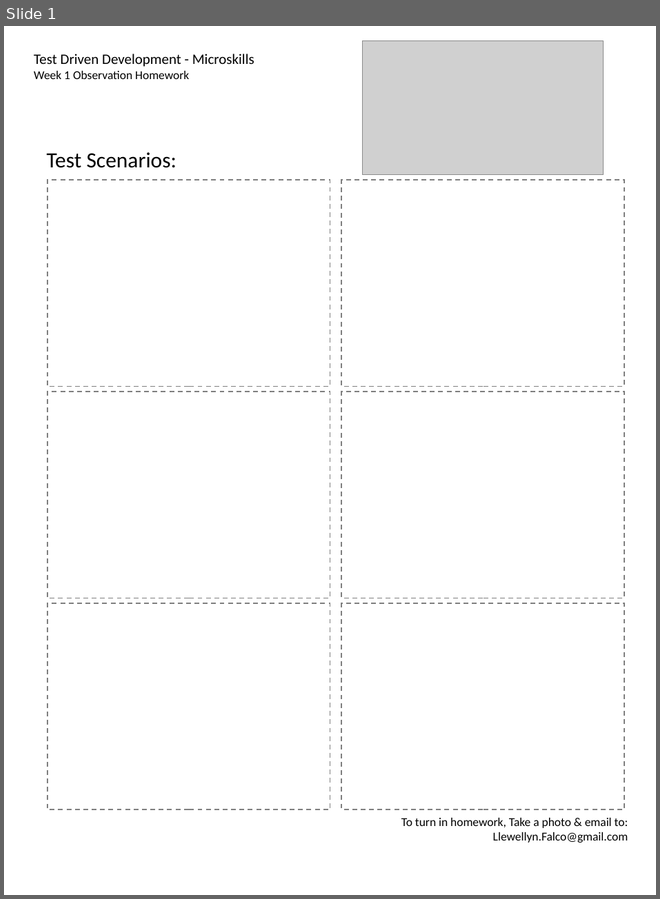
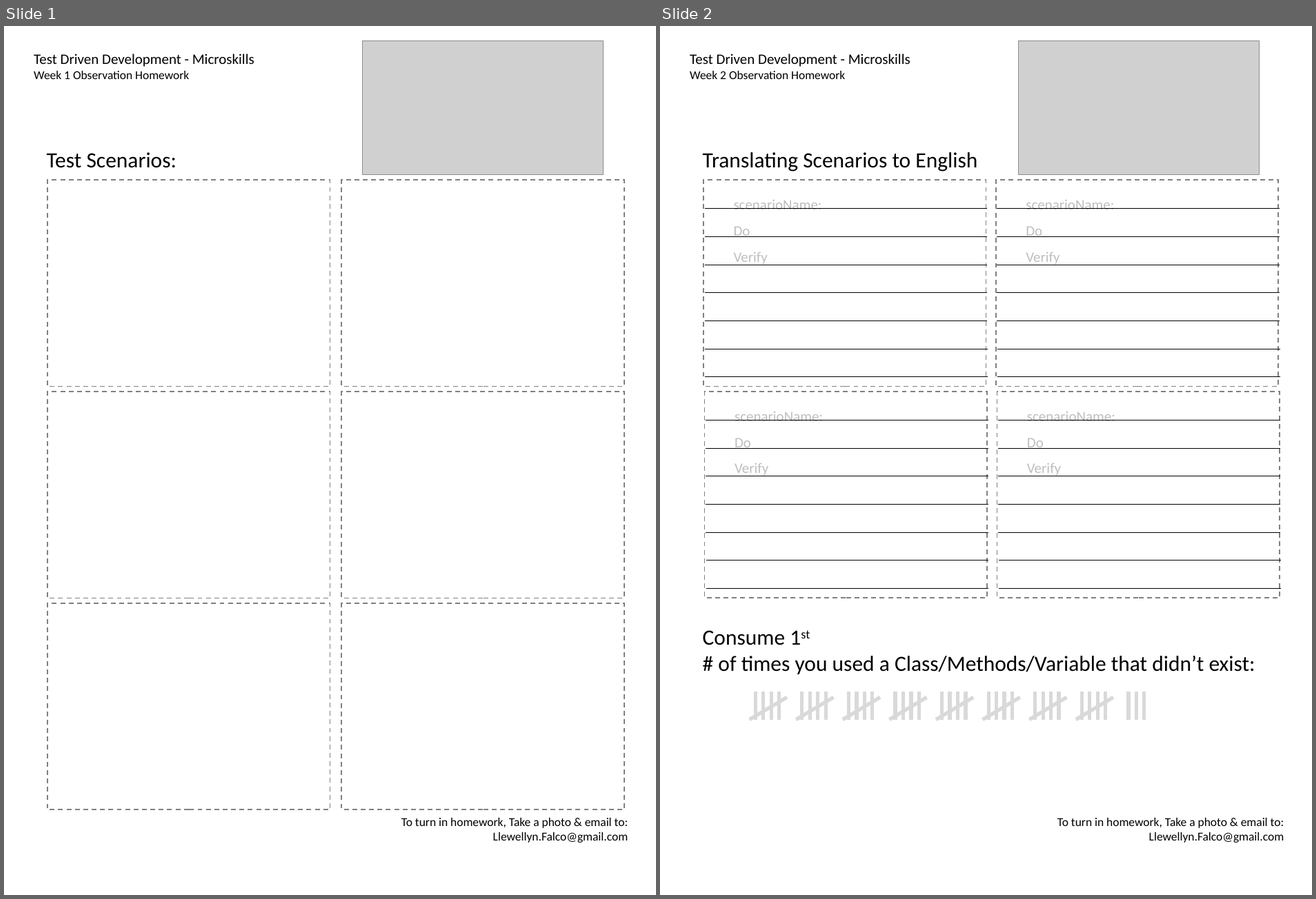
Before and after one commit to isidore/TestDrivenDevelopmentClass.Slides, a slide deck: Homework Printouts.pptx. Shown side by side, each under a label of ours: slide 1 before the commit, slides 1 and 2 after it. The pictures are 660x899 and 1316x899 pixels, drawn with LibreOffice and Linux fonts; fonts in the diff are those of the drawing; grey boxes stand for pictures. Boxes give left, top, right and bottom in pixels: in the first picture for what was removed or moved away, otherwise in the second. Text is boxed around its words. In the diff, an @@ line names an element or a change of style, - is before the commit and + after.

Commit message:
week 2

```diff
--- a/Homework Printouts.pptx
+++ b/Homework Printouts.pptx
@@ slide 2 added at (660, 26, 1312, 895), background #FFFFFF @@
@@ picture added at (1018, 40, 1259, 174) @@
@@ text added at (690, 54, 910, 79), 12 pt, text #000000 @@
+Test Driven Development - Microskills
+Week 2 Observation Homework
@@ text added at (703, 152, 977, 172), 18 pt, text #000000 @@
+Translating Scenarios to English
@@ group added at (703, 180, 988, 387): 7 lines, 1 rectangle, 1 text @@
+scenarioName:
+Do
+Verify
@@ group added at (995, 180, 1280, 387): 7 lines, 1 rectangle, 1 text @@
+scenarioName:
+Do
+Verify
@@ group added at (704, 392, 988, 599): 7 lines, 1 rectangle, 1 text @@
+scenarioName:
+Do
+Verify
@@ group added at (997, 392, 1282, 599): 7 lines, 1 rectangle, 1 text @@
+scenarioName:
+Do
+Verify
@@ text added at (703, 630, 1255, 675), 18 pt, text #000000 @@
+Consume 1st
+# of times you used a Class/Methods/Variable that didn’t exist:
@@ group added at (750, 692, 787, 719): 5 lines @@
@@ group added at (797, 692, 834, 719): 5 lines @@
@@ group added at (843, 692, 880, 719): 5 lines @@
@@ group added at (890, 692, 927, 719): 5 lines @@
@@ group added at (935, 692, 973, 719): 5 lines @@
@@ group added at (982, 692, 1020, 719): 5 lines @@
@@ group added at (1030, 692, 1067, 719): 5 lines @@
@@ group added at (1075, 692, 1113, 719): 5 lines @@
@@ line added from (1129, 692) to (1129, 719), #D9D9D9 3 pt @@
@@ line added from (1136, 692) to (1136, 719), #D9D9D9 3 pt @@
@@ line added from (1144, 692) to (1144, 719), #D9D9D9 3 pt @@
@@ text added at (1057, 818, 1284, 843), 10 pt, text #000000 @@
+To turn in homework, Take a photo & email to:
+Llewellyn.Falco@gmail.com
```
Also in this commit, not shown: 1 other slide added, 3 slides removed, 5 other files.
